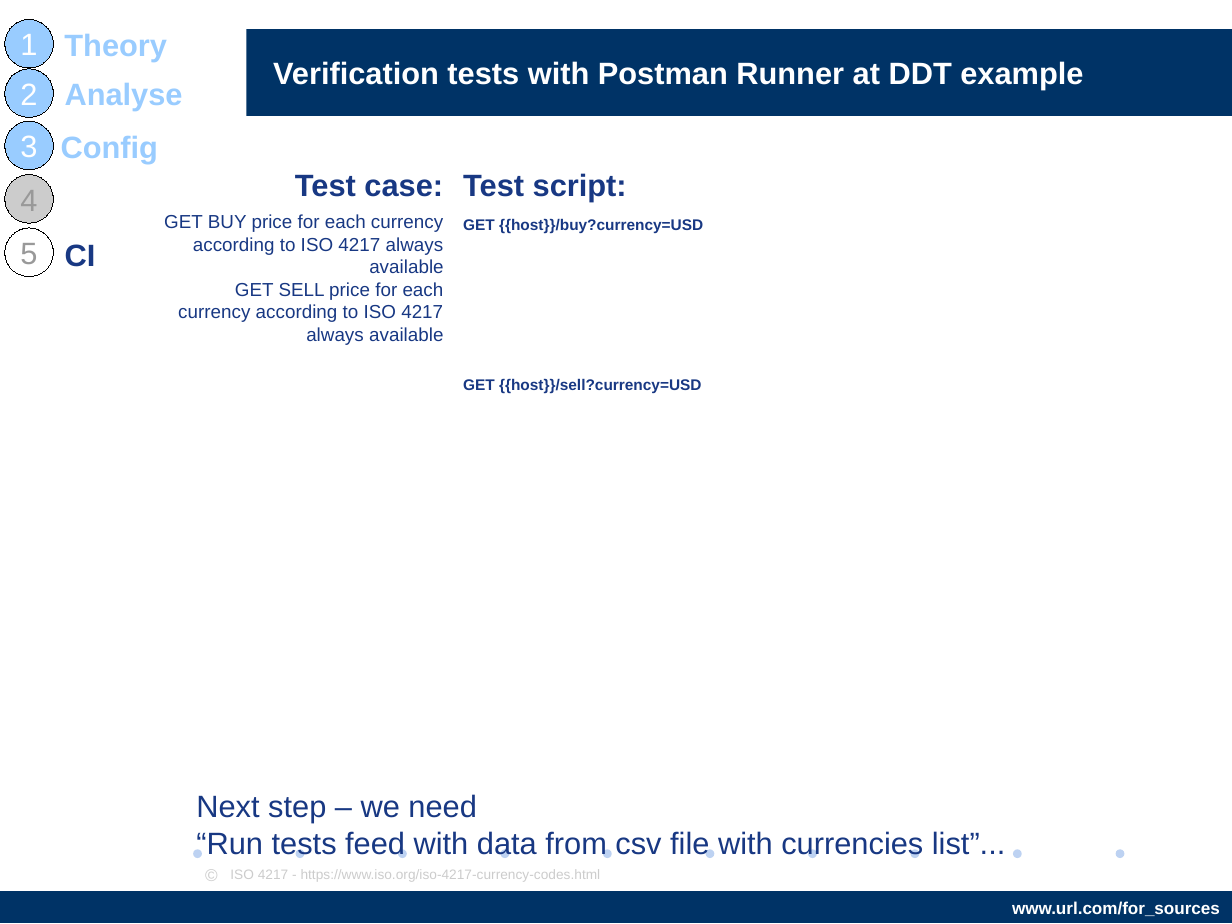
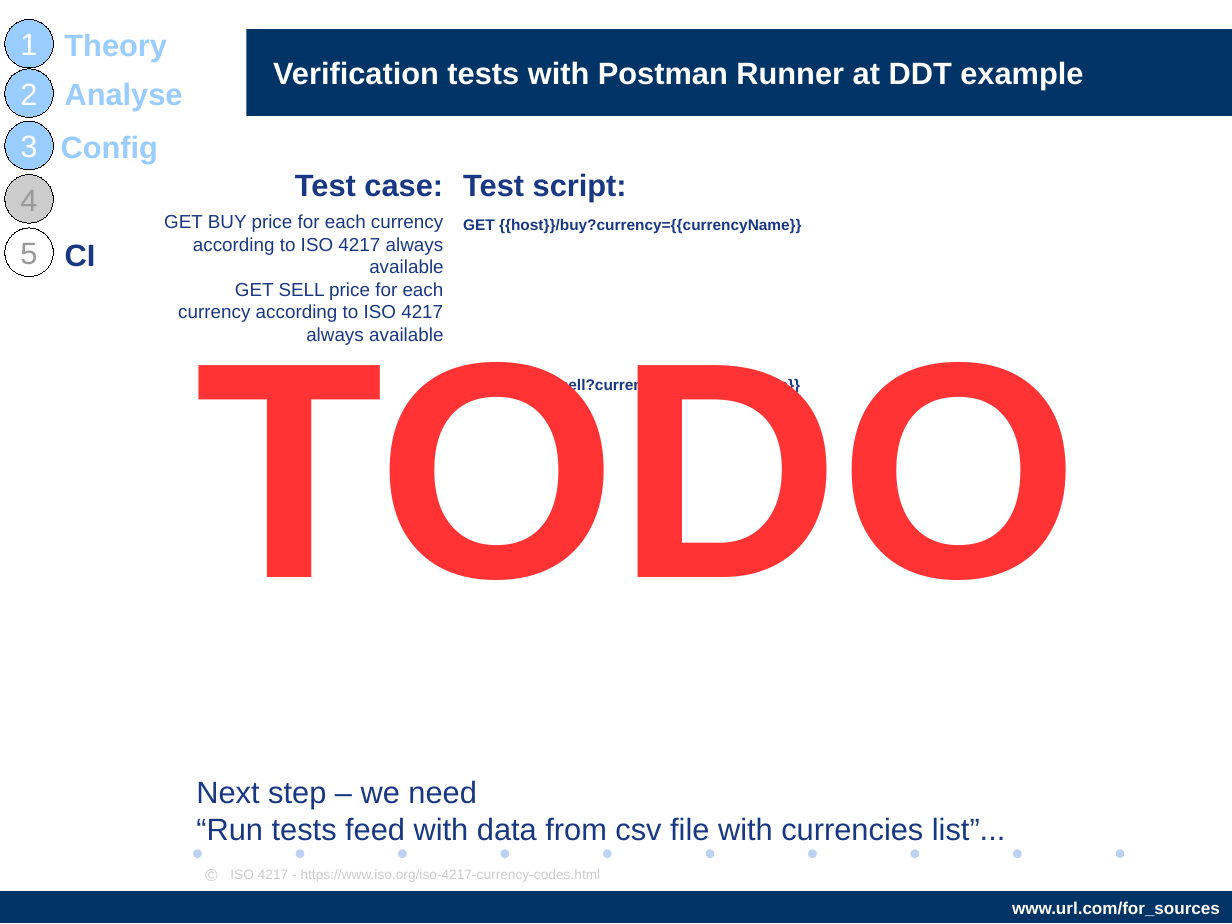
Before and after one commit to AndriiStepura/letslearnapitesting, a slide deck: slide 24 of StartTestingApiWithPostman.odp. Drawn at 1232x924 pixels with LibreOffice and Linux fonts; fonts in the diff are those of the drawing; background and template pictures are left out. Boxes give left, top, right and bottom in pixels: in the first picture for what was removed or moved away, otherwise in the second. Text is boxed around its words. In the diff, an @@ line names an element or a change of style, - is before the commit and + after.

```diff
--- a/StartTestingApiWithPostman.odp
+++ b/StartTestingApiWithPostman.odp
@@ text at (463,218,802,233): text changed @@
-GET {{host}}/buy?currency=USD
+GET {{host}}/buy?currency={{currencyName}}
@@ text added at (195,332,1079,580), 180 pt, text #FF3333, bold @@
+TODO
@@ text at (499,377,800,393): text changed @@
-GET {{host}}/sell?currency=USD
+GET {{host}}/sell?currency={{currencyName}}
@@ text "Next step – we need ...": place and size @@
-text "Next step – we need ..." at (196,794,1005,858)
+text "Next step – we need ..." at (196,780,1005,841)
```
Also in this commit, not shown: 4 other slides changed, 1 slide added, 5 slides removed.
